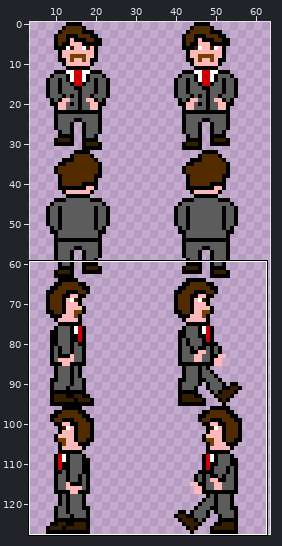
Sprite sheet: res/player_sprites.png. The first picture is a wide view before the edit; the outline marks the close-up.
Close-up. Earlier state:
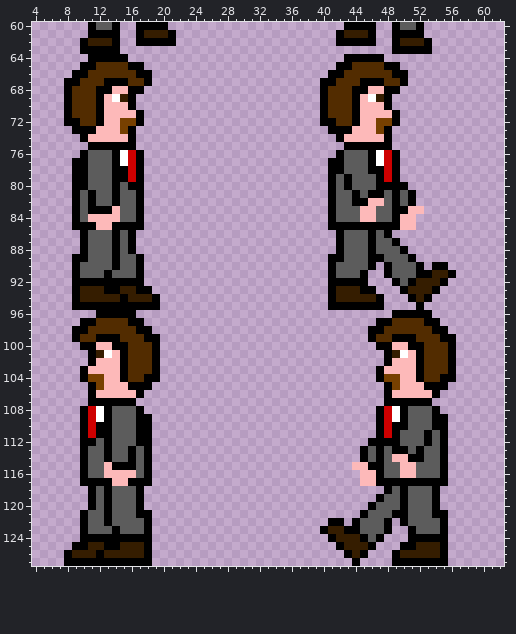
The file is 64x128 pixels. Shown: x 4..62, y 60..127. The wide view leaves out empty margins.
The result:
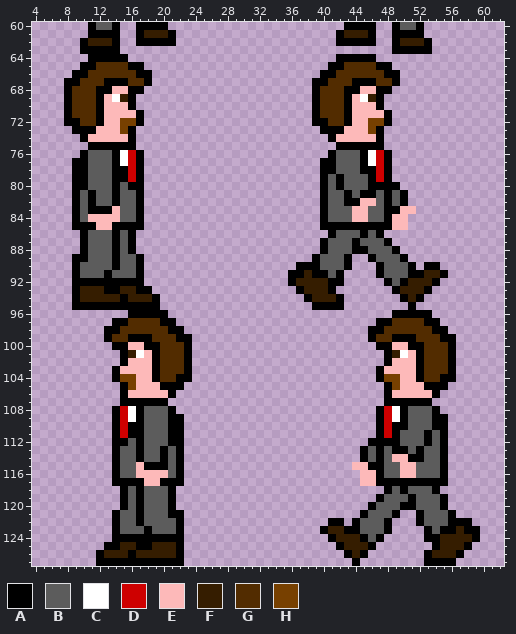
Palette (. is transparent): A #000000  B #5c5c5c  C #ffffff  D #ce0000  E #fdb9b9  F #351d00  G #522c00  H #774000
Change:
Changed rows in their new state; - is an unchanged pixel.
first column x 8:
 64 ----------------------------------A----.------------
 65 ---------------------------------A-G---A-.----------
 66 --------------------------------A-G-----A-.---------
 67 -------------------------------A-G--A--G-A.---------
 68 -------------------------------AG--A-E-A-.----------
 69 -------------------------------AG--AECFA.-----------
 70 -------------------------------AG--AE--A.-----------
 71 -------------------------------AG--AE---A.----------
 72 -------------------------------A-G-AE-H-A.----------
 73 --------------------------------A--E--HA.-----------
 74 ---------------------------------AE----A.-----------
 75 ----------------------------------A-----.-----------
 76 ---------------------------------AB--ACDA.----------
 77 --------------------------------A-B--ACDA.----------
 78 --------------------------------A-B--A-DA.----------
 79 --------------------------------ABAB--ADA.----------
 80 --------------------------------ABAB--A---.---------
 81 --------------------------------AB-ABA-BABA.--------
 82 --------------------------------AB-A-E-BABA.--------
 83 --------------------------------AB--E-B-A-E-.-------
 84 --------------------------------AB--E-B-AE-.--------
 85 --------------------------------A--------E-.--------
 86 ---------------------------------AB--ABA.-----------
 87 --------------------------------ABB-A-B-A.----------
 88 --------------------------------ABB-AAB--A.---------
 89 -------------------------------ABBBA..-B--A.--------
 90 -----------------------------AAABB-A...AB--A.A-.----
 91 ----------------------------AAFAABA...-AB--A-F-A.---
 92 ----------------------------AFFFF--...--ABAF--A.----
 93 -----------------------------AFFF-.....--AF--A.-----
 94 ------------------------------AFFFA.....--AFA.------
 95 -------------------------------AA--.....---A.-------
 96 ----....-AAAA---------------------------------------
 97 --....AAGGGGAA--------------------------------------
 98 -....AA--GGGGAA-------------------------------------
 99 -....-G-AA-GGGAA------------------------------------
100 --....--EEA-GGGA------------------------------------
101 ---....-FCE-GGGA------------------------------------
102 ---....-EEE-GGGA------------------------------------
103 --....AEEEE-GGGA------------------------------------
104 --....AHHEE-GGAA------------------------------------
105 ---....AHEEEAAA-------------------------------------
106 ---....A-EEEEA--------------------------------------
107 ---....--AAAA---------------------------------------
108 --....ADC-BBBA--------------------------------------
109 --....ADC-BBBAA-------------------------------------
110 --....ADA-BBBAA-------------------------------------
111 --....ADA-BBBAA-------------------------------------
112 --....AA--BBBAA-------------------------------------
113 --....A-BABBABA-------------------------------------
114 --....A-BABBABA-------------------------------------
115 --....-BBE-AABA-------------------------------------
116 --....ABBEEEEBA-------------------------------------
117 --....AA--EEAAA-------------------------------------
118 ---....A--BBBA--------------------------------------
119 ---....A--BBBA----------------------------BA--BA----
120 ---....A--BBBA-----------------------------A--BA----
121 --....A---BBBAA---------------------------..A-BBA---
122 --....A--ABBBBA---------------------------..A--BAAA-
123 --....-----BBBA----------------------------..A--AFAA
124 --....-----AAAA----------------------------..--FFFFA
125 -....----A-FFFA---------------------------....AFFFA-
126 ....----A-FFFFA--------------------------....A-FFA--
127 ....-------AAAA--------------------------....---A---
Where, in picture pixels (left, top, right, bottom), the same in both close-ups:
changed: (288, 54, 456, 310)
changed: (64, 310, 192, 566)
changed: (392, 494, 480, 566)
